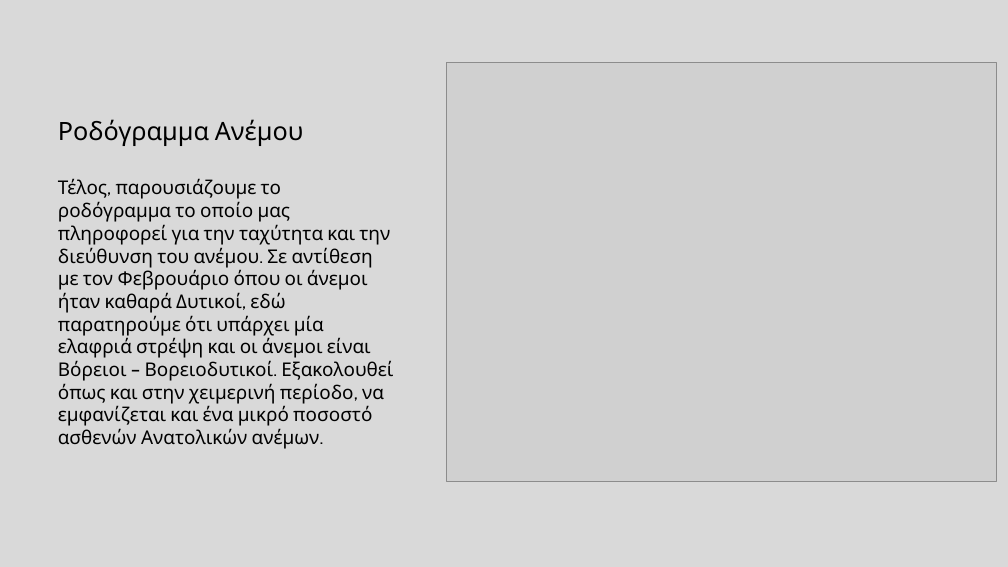
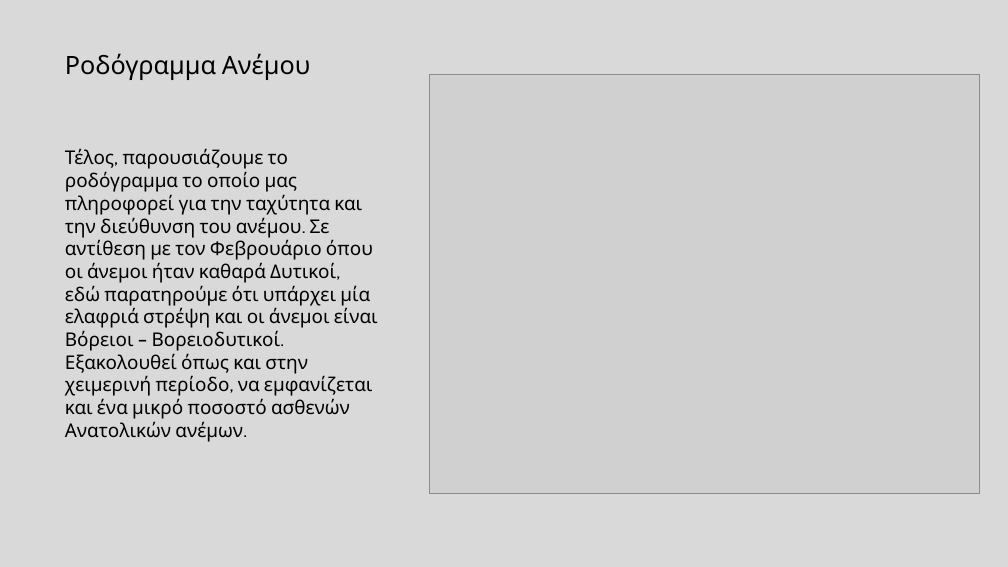
Before and after one commit to nadezsha/MSc---Applied-Meteorology-and-Environmental-Physics, a slide deck: slide 16 of Synoptic and Dynamic Meteorology/training_task/01ΜeteorologicalObservationsOnTheGround.pptx. Drawn at 1008x567 pixels with LibreOffice and Linux fonts; fonts in the diff are those of the drawing; grey boxes stand for pictures. Boxes give left, top, right and bottom in pixels: in the first picture for what was removed or moved away, otherwise in the second. Text is boxed around its words. In the diff, an @@ line names an element or a change of style, - is before the commit and + after.

```diff
--- a/Synoptic and Dynamic Meteorology/training_task/01ΜeteorologicalObservationsOnTheGround.pptx
+++ b/Synoptic and Dynamic Meteorology/training_task/01ΜeteorologicalObservationsOnTheGround.pptx
@@ text added at [65, 53, 310, 80], 24 pt, text #000000 @@
+Ροδόγραμμα Ανέμου
@@ picture: place and size @@
-picture at [446, 63, 996, 482]
+picture at [430, 74, 979, 493]
@@ text at [58, 119, 303, 146]: paragraph removed @@
-Ροδόγραμμα Ανέμου
@@ text "Τέλος, παρουσιάζουμε το ροδόγραμμα το ...": place and size @@
-text "Τέλος, παρουσιάζουμε το ροδόγραμμα το ..." at [58, 119, 393, 449]
+text "Τέλος, παρουσιάζουμε το ροδόγραμμα το ..." at [65, 148, 378, 437]
```
Also in this commit, not shown: 18 other slides changed, 5 slides added.
